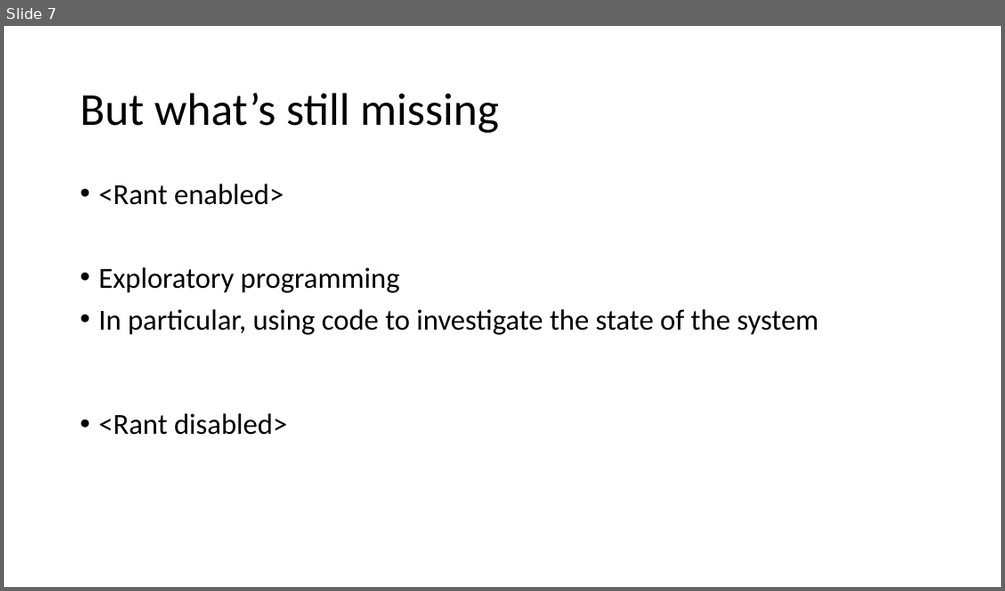
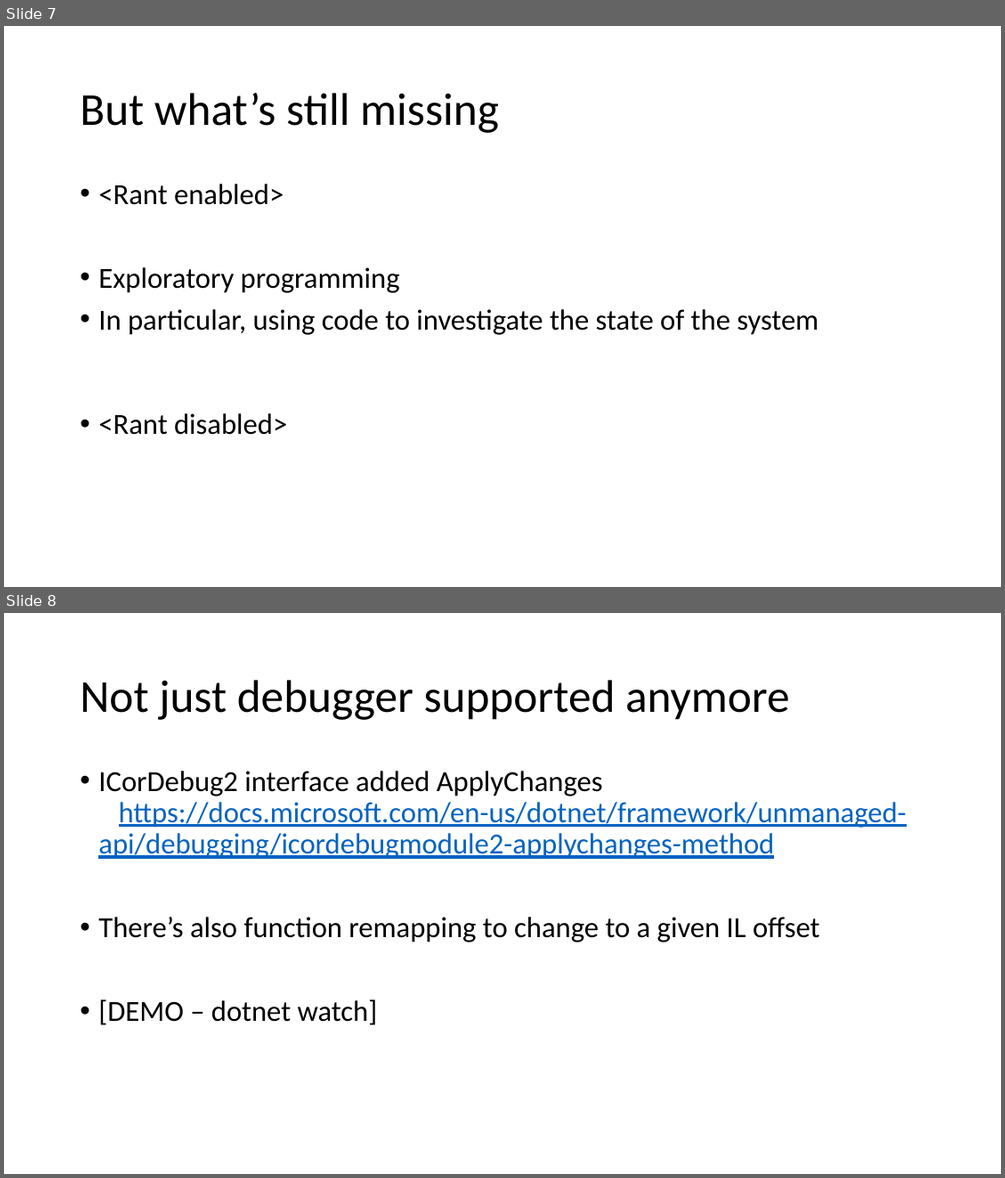
Before and after one commit to clivetong/Talks, a slide deck: EnCForTheWin/HotReloadAndEditAndContinue.pptx. Shown one above the other, each under a label of ours: slide 7 before the commit, slides 7 and 8 after it. The pictures are 1005x591 and 1005x1178 pixels, drawn with LibreOffice and Linux fonts; fonts in the diff are those of the drawing. Boxes give left, top, right and bottom in pixels: in the first picture for what was removed or moved away, otherwise in the second. Text is boxed around its words. In the diff, an @@ line names an element or a change of style, - is before the commit and + after.

```diff
--- a/EnCForTheWin/HotReloadAndEditAndContinue.pptx
+++ b/EnCForTheWin/HotReloadAndEditAndContinue.pptx
@@ slide 8 added at [4, 613, 1001, 1174], background #FFFFFF @@
@@ title added at [80, 680, 790, 720], 44 pt, text #000000 @@
+Not just debugger supported anymore
@@ text added at [98, 771, 906, 1025], 28 pt, text #0563C1, underline @@
+• ICorDebug2 interface added ApplyChanges
+  https://docs.microsoft.com/en-us/dotnet/framework/unmanaged-api/debugging/icordebugmodule2-applychanges-method
+• There’s also function remapping to change to a given IL offset
+• [DEMO – dotnet watch]
```
Also in this commit, not shown: 6 slides changed, 1 other slide added.
